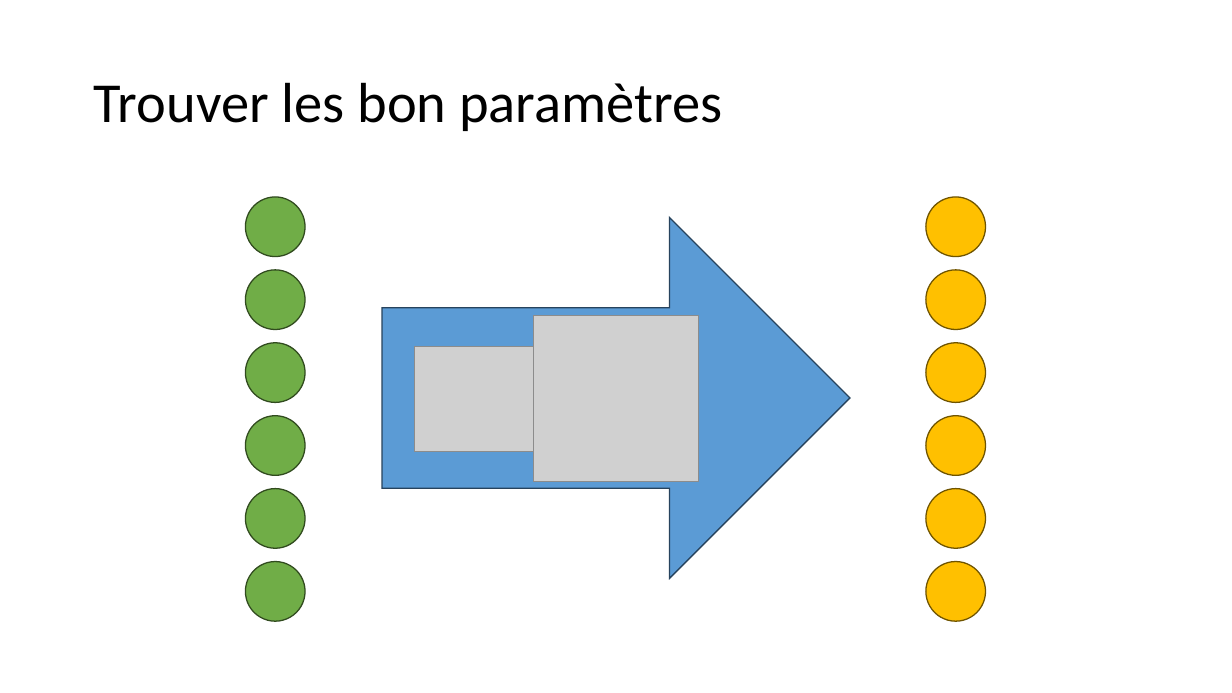
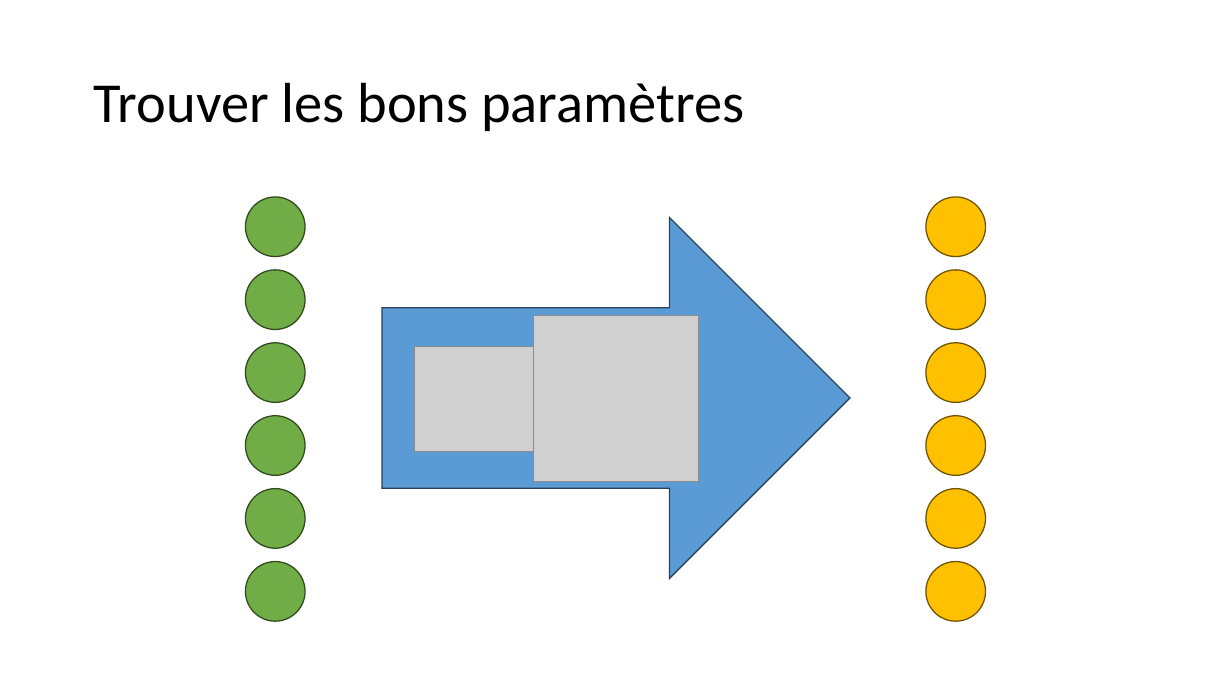
Before and after one commit to pauldubois98/AI-MythsReality, a slide deck: slide 12 of slides.pptx. Drawn at 1232x693 pixels with LibreOffice and Linux fonts; fonts in the diff are those of the drawing; grey boxes stand for pictures. Boxes give left, top, right and bottom in pixels: in the first picture for what was removed or moved away, otherwise in the second. Text is boxed around its words. In the diff, an @@ line names an element or a change of style, - is before the commit and + after.

Commit message:
eval param slides

```diff
--- a/slides.pptx
+++ b/slides.pptx
@@ title at (94,82,744,131): text changed @@
-Trouver les bon paramètres
+Trouver les bons paramètres
```
Also in this commit, not shown: 1 slide added.
